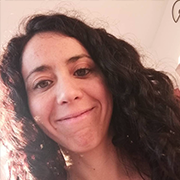
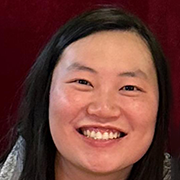
Revision of a layered 180 × 180 image; what changed, layer by layer:
added layer "testimonial-natalie copy" above "Brightness/Contrast 2" over [left=0, top=0, right=180, bottom=180]
